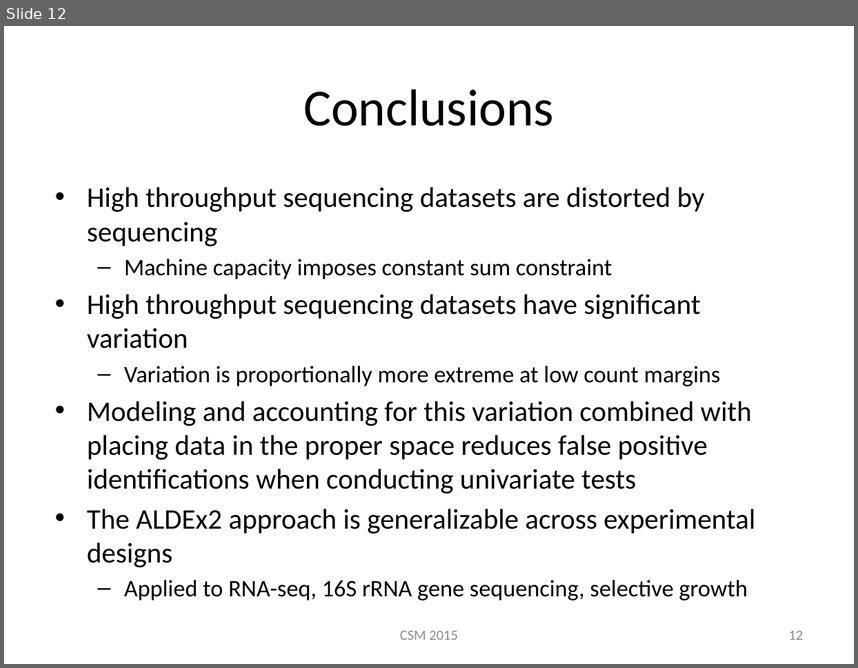
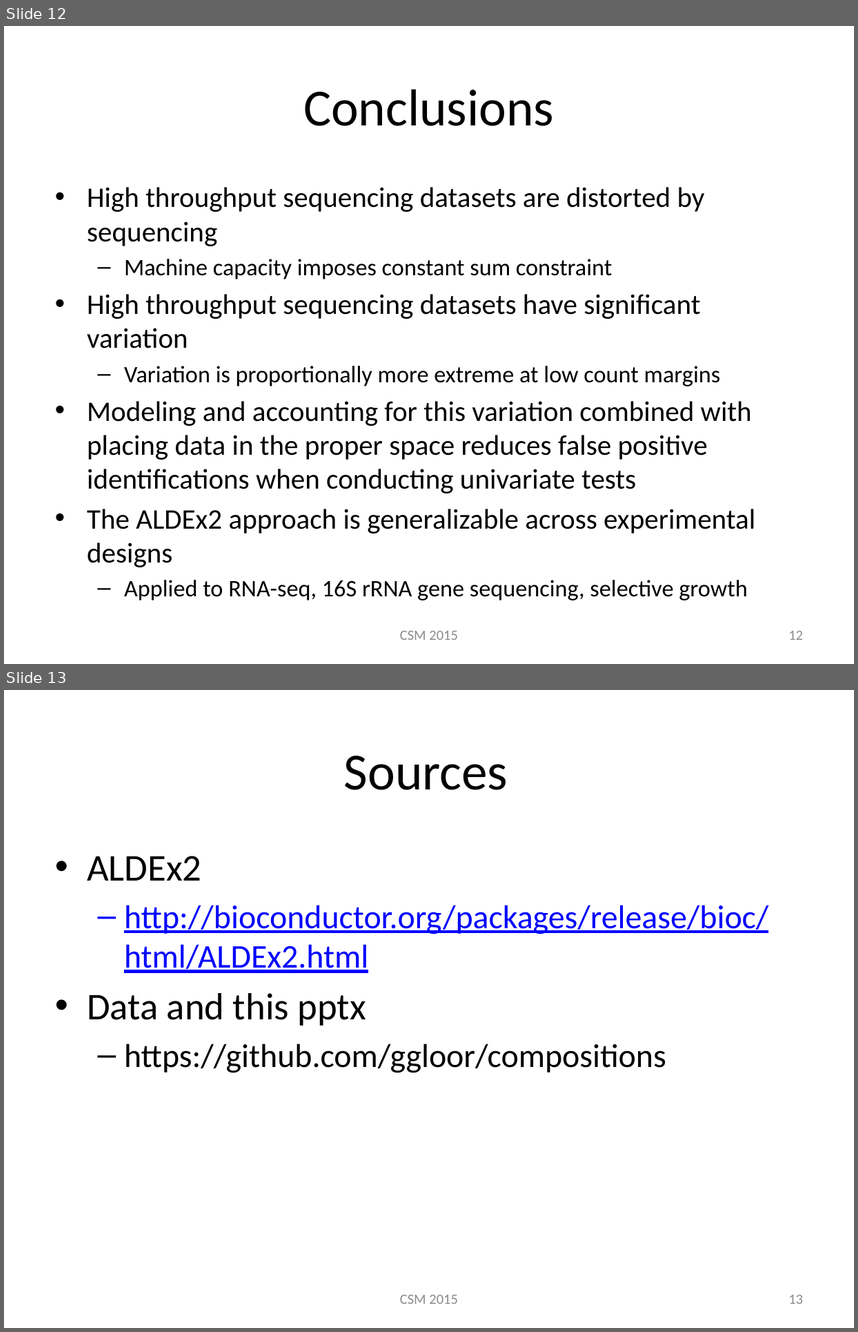
Before and after one commit to ggloor/compositions, a slide deck: CSM_2015_r.pptx. Shown one above the other, each under a label of ours: slide 12 before the commit, slides 12 and 13 after it. The pictures are 858x668 and 858x1332 pixels, drawn with LibreOffice and Linux fonts; fonts in the diff are those of the drawing. Boxes give left, top, right and bottom in pixels: in the first picture for what was removed or moved away, otherwise in the second. Text is boxed around its words. In the diff, an @@ line names an element or a change of style, - is before the commit and + after.

Commit message:
added sources

```diff
--- a/CSM_2015_r.pptx
+++ b/CSM_2015_r.pptx
@@ slide 13 added at <box>4,690,854,1328</box>, background #FFFFFF @@
@@ title added at <box>344,756,508,790</box>, 44 pt, text #000000 @@
+Sources
@@ text added at <box>87,856,769,1073</box>, 28 pt, text #0000FF, underline @@
+• ALDEx2
+  – http://bioconductor.org/packages/release/bioc/html/ALDEx2.html
+• Data and this pptx
+  – https://github.com/ggloor/compositions
@@ text added at <box>400,1294,458,1303</box>, 12 pt, text #8C8C8C @@
+CSM 2015
@@ page number added at <box>789,1294,803,1303</box>, 12 pt, text #8C8C8C @@
+13
```
Also in this commit, not shown: 3 slides changed, 1 other slide added, 1 slide removed.
